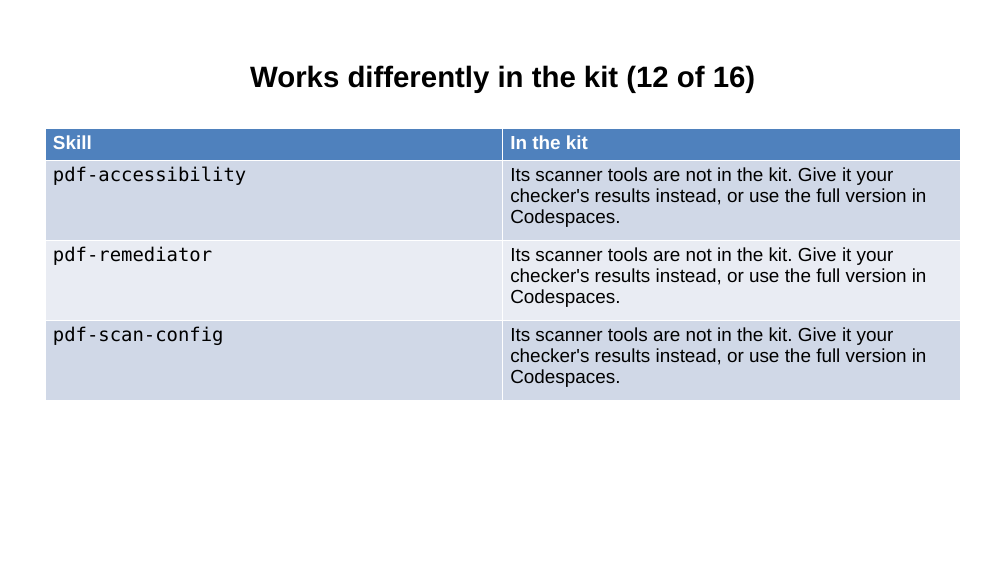
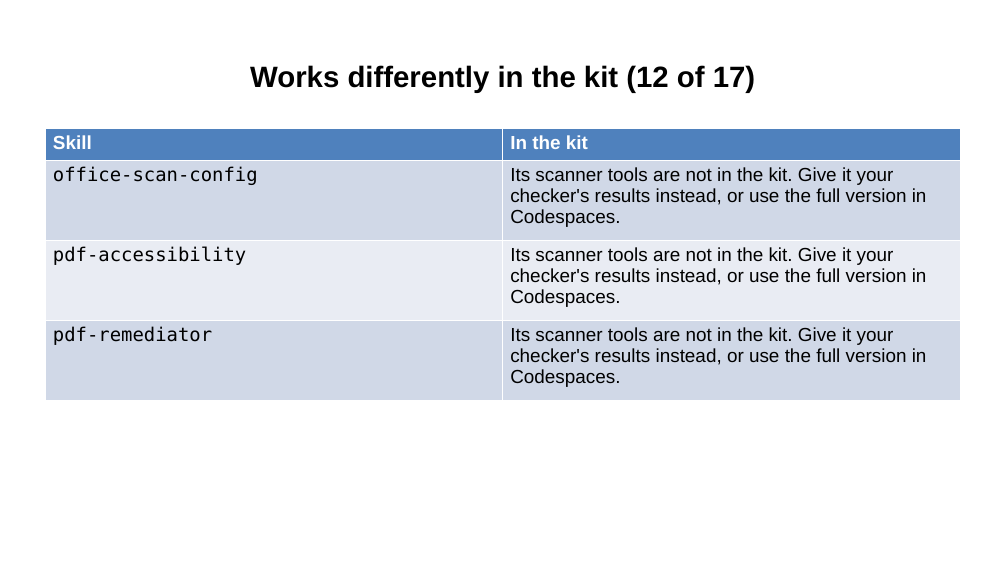
Before and after one commit to Community-Access/glow, a slide deck: slide 28 of docs/ahg-2026/kit/accessibility-agents-in-the-kit.pptx. Drawn at 1008x567 pixels with LibreOffice and Linux fonts; fonts in the diff are those of the drawing. Boxes give left, top, right and bottom in pixels: in the first picture for what was removed or moved away, otherwise in the second. Text is boxed around its words. In the diff, an @@ line names an element or a change of style, - is before the commit and + after.

```diff
--- a/docs/ahg-2026/kit/accessibility-agents-in-the-kit.pptx
+++ b/docs/ahg-2026/kit/accessibility-agents-in-the-kit.pptx
@@ title at [250, 65, 755, 93]: text changed @@
-Works differently in the kit (12 of 16)
+Works differently in the kit (12 of 17)
@@ table at [45, 129, 960, 401] @@
+row 2: office-scan-config | Its scanner tools are not in the kit. Give it your checker's results instead, or use the full version in Codespaces.
-row 4: pdf-scan-config | Its scanner tools are not in the kit. Give it your checker's results instead, or use the full version in Codespaces.
```
Also in this commit, not shown: 16 other slides changed, 1 slide added, 47 other files.
